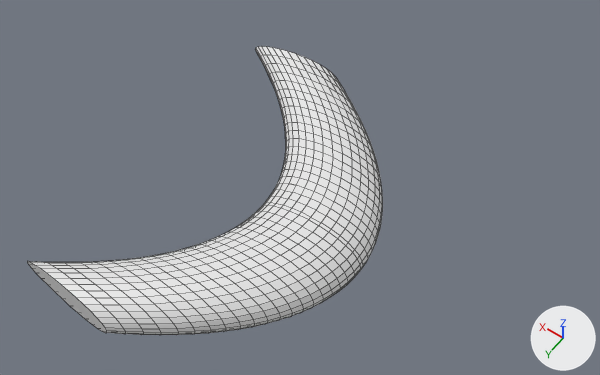
Before and after pictures for a commit that changed the Blender file Effects/Mesh/prj_destroyer_blade.blend.
One viewpoint serves both versions: a 50 mm camera at (-2.78, 4.07, 7.13) aimed at (0.35, -0.3, 0.26). The axes (+X, +Y, +Z) are drawn at lower right. The lights are the same throughout. Mesh edges are drawn as thin lines.
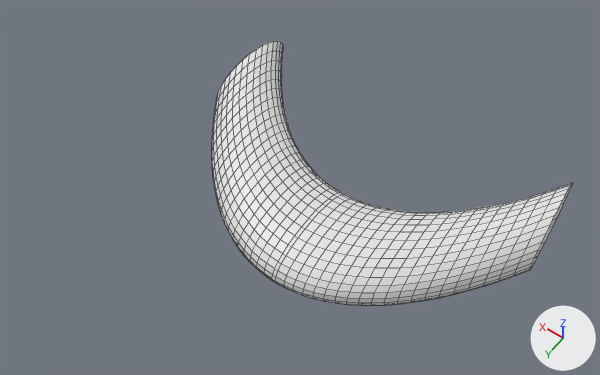
Location of each change, [x1, y1, x2, y2] in pixels of the pictures (600 x 375 px):
'Cylinder', mesh turned, modifiers changed
    before: [27, 46, 383, 335]
    after: [212, 41, 572, 305]

What changed in the scene script:
```text
Change me_cylinder:
    where me_cylinder.from_pydata(...)  # 1394 vertices, 1364 faces; spans x -0.64..2.19, y -2.02..2.03, z -0.32..0.32
    used by ob_cylinder; location = (0.0, 0.0, 0.0)
    me_cylinder part 1: the whole mesh is turned -90 degrees about the z axis through the mesh origin
Change ob_cylinder:
    where _m = ob_cylinder.modifiers.new('SimpleDeform', 'SIMPLE_DEFORM')
    _m.factor: 0.14 -> 0.0
    _m.angle: 0.14 -> 0.0
```
